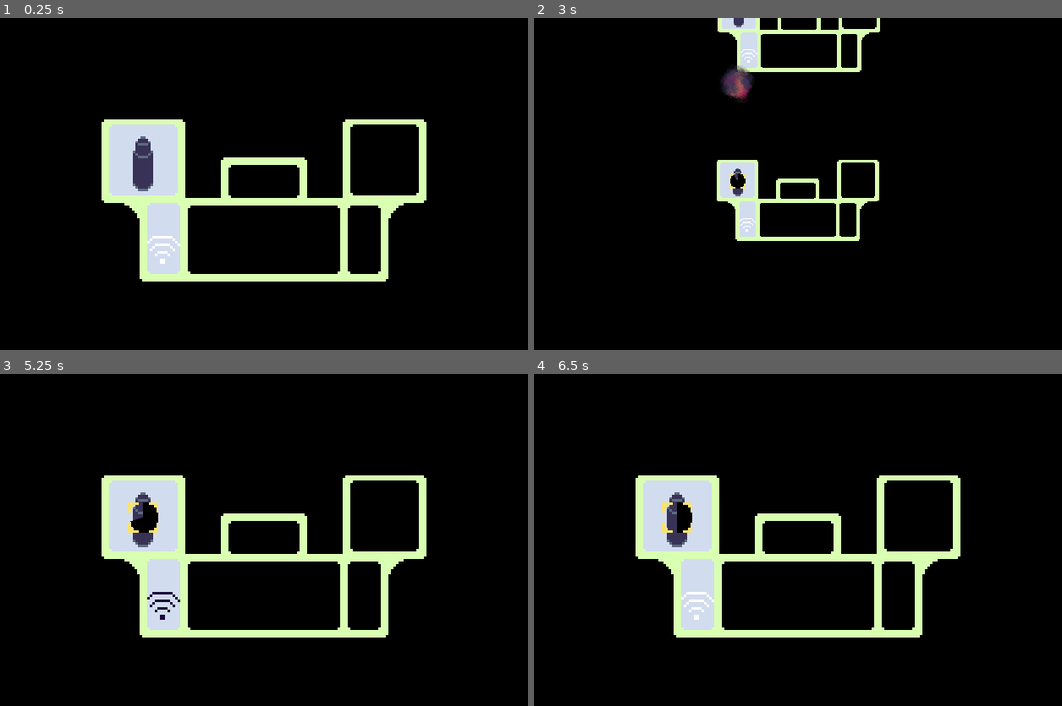
Above: before the commit, frames 1-4 (two rows, left to right).
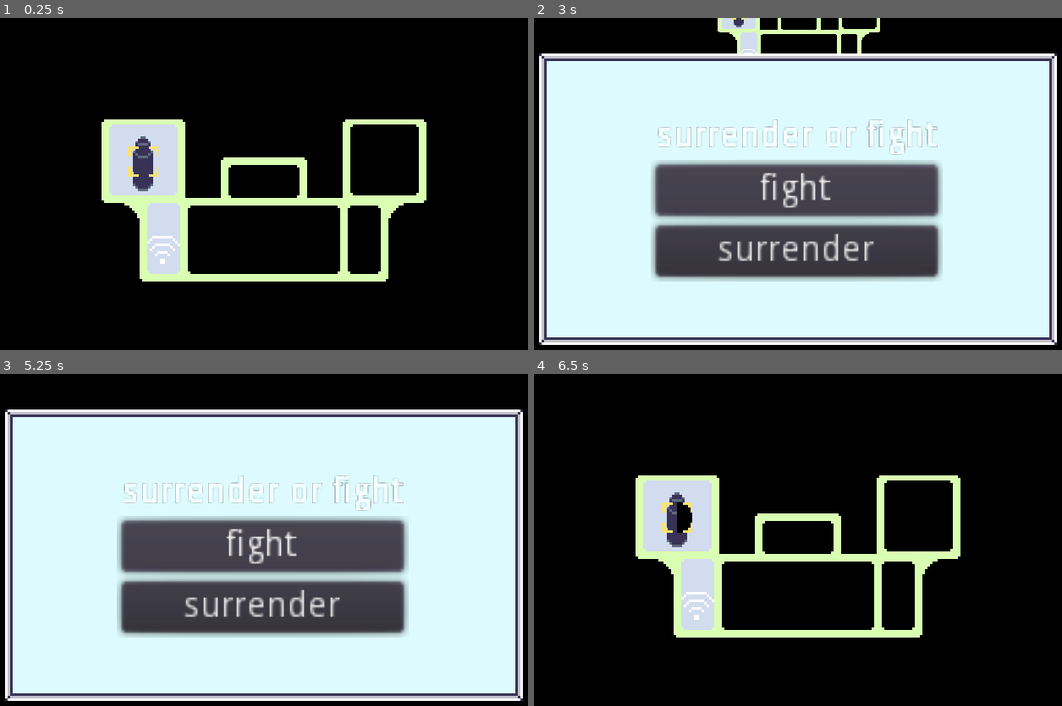
Above: after the commit, the same moments.

Repository: WolfgangSenff/GWJ31
Game: Godot game, scene res://scenes/Galaxy.tscn
Two runs of this game, one before a commit and one after it. Both use one fixed random seed, a clock stepped at 60 frames per second and the inputs below.
Inputs (mouse positions are in pixels of both pictures, inside the frame that each line leads up to):
- Up to frame 1 (0.25 s): no input
- Up to frame 2 (3 s): tap Enter at 0.5 s; move the mouse to (676, 160) at 0.52 s; click (676, 160) at 0.67 s; click "Fire" at 1.25 s; move the mouse to (750, 51) at 2.02 s; click (750, 51) at 2.17 s; click "fight" at 2.75 s
- Up to frame 3 (5.25 s): click (264, 606) at 3.5 s, where only the run after the commit has a clickable "surrender"; move the mouse to (211, 576) at 4.27 s; click (211, 576) at 4.42 s; click "fight" at 5 s
- Up to frame 4 (6.5 s): click (798, 606) at 5.75 s, where only the run after the commit has a clickable "surrender"

The runs differ from the first frame. In frame 1, 0.1% of the frame differs, in the area x 24-30%, y 38-48%; in frame 2, 86%, in the area x 0-100%, y 0-99%; in frame 3, 86%; in frame 4, nothing differs.

Commit message:
base comms with the gui and basic logic for in range detection comms area is mask and layer 2

Diff:
--- a/scenes/Galaxy.gd
+++ b/scenes/Galaxy.gd
@@ -7,4 +7,4 @@
     player.set_camera($Camera2D)
 
 func enter_battle() -> void:
-    pass
+	pass
--- a/scenes/RoomBase.gd
+++ b/scenes/RoomBase.gd
@@ -15,17 +15,17 @@
 	_room_outline.show()
 
 func _hide_mouse_outline() -> void:
-    _room_outline.hide()
+	_room_outline.hide()
 
 func _room_input(viewport: Node, event: InputEvent, shape_idx: int) -> void:
-    if event is InputEventMouseButton and event.is_pressed():
-        _handle_mouse_input()
+	if event is InputEventMouseButton and event.is_pressed():
+		_handle_mouse_input()
 
 # When the room is extended, override this to handle what happens.
 #  The default for now is to show the ActivationPopup
 func _handle_mouse_input():
-    _activation_popup.popup_centered_ratio(.8)
-    # Chose .8 for no real reason
+	_activation_popup.popup_centered_ratio(.8)
+	# Chose .8 for no real reason
 
 
 # Emit room_activated when this room actually executes its command,
@@ -33,6 +33,6 @@
 #  the direction the ship is going
 
 func room_activated(command, data) -> void:
-    emit_signal("room_activated", self, command, data)
-    # All this does is emits the signal; however, individual
-    #  rooms should call this when needed
+	emit_signal("room_activated", self, command, data)
+	# All this does is emits the signal; however, individual
+	#  rooms should call this when needed
--- a/scenes/RoomBase.tscn
+++ b/scenes/RoomBase.tscn
@@ -46,7 +46,6 @@
 __meta__ = {
 "_edit_use_anchors_": false
 }
-
 [connection signal="input_event" from="RoomHover" to="." method="_room_input"]
 [connection signal="mouse_entered" from="RoomHover" to="." method="_show_mouse_outline"]
 [connection signal="mouse_exited" from="RoomHover" to="." method="_hide_mouse_outline"]
--- a/scenes/ShipBase.gd
+++ b/scenes/ShipBase.gd
@@ -45,6 +45,6 @@
             pass
 
 func handle_obstacle(obstacle, command, data) -> void:
-    # Same as above, but for obstacles. This is called
-    #  from the galaxy directly
-    pass
+	# Same as above, but for obstacles. This is called
+	#  from the galaxy directly
+	pass
--- a/scenes/gui/CircularTimedProgress.gd
+++ b/scenes/gui/CircularTimedProgress.gd
@@ -9,25 +9,25 @@
 var is_ready = true
 
 func _ready() -> void:
-    timer.connect("timeout", self, "_on_timer_timeout")
-    set_refresh_time(TimeToRefresh)
+	timer.connect("timeout", self, "_on_timer_timeout")
+	set_refresh_time(TimeToRefresh)
 
 # Have a separate function in case we want a room which can
 #  reduce these timers globally or something.
 func set_refresh_time(time) -> void:
-    max_value = time
-    TimeToRefresh = time
+	max_value = time
+	TimeToRefresh = time
 
 func begin_refresh() -> void:
-    is_ready = false
-    value = max_value
-    show()
-    timer.start()
+	is_ready = false
+	value = max_value
+	show()
+	timer.start()
 
 func _on_timer_timeout() -> void:
-    value -= 1
-    if value <= 0:
-        is_ready = true
-        timer.stop()
-        hide()
-        emit_signal("is_refreshed")
+	value -= 1
+	if value <= 0:
+		is_ready = true
+		timer.stop()
+		hide()
+		emit_signal("is_refreshed")
--- a/scenes/rooms/WeaponsRoom.gd
+++ b/scenes/rooms/WeaponsRoom.gd
@@ -7,8 +7,8 @@
 export (PackedScene) var Projectile
 
 func _handle_mouse_input():
-    if _button_timer.is_ready:
-        ._handle_mouse_input()
+	if _button_timer.is_ready:
+		._handle_mouse_input()
 
 func _on_activation_button_pressed() -> void:
     _button_timer.begin_refresh()
--- a/scenes/rooms/WeaponsRoom32x32.tscn
+++ b/scenes/rooms/WeaponsRoom32x32.tscn
@@ -32,16 +32,12 @@
 shape = SubResource( 1 )
 
 [node name="CircularTimedProgress" parent="." index="5" instance=ExtResource( 6 )]
-visible = false
 margin_left = -6.0
 margin_top = -6.0
 margin_right = 34.0
 margin_bottom = 34.0
 mouse_filter = 2
 TimeToRefresh = 10
-
-[node name="ActivationPopup" parent="CanvasLayer" index="0"]
-visible = false
 
 [node name="ContentContainer" parent="CanvasLayer/ActivationPopup/MainContainer" index="0"]
 mouse_filter = 2
@@ -59,5 +55,4 @@
 margin_right = 214.0
 margin_bottom = 103.0
 text = "Fire"
-
 [connection signal="pressed" from="CanvasLayer/ActivationPopup/MainContainer/ContentContainer/CenterContainer/Button" to="." method="_on_activation_button_pressed"]
--- a/scenes/ships/WASP.tscn
+++ b/scenes/ships/WASP.tscn
@@ -21,6 +21,10 @@
 position = Vector2( -40, 16 )
 sensorRange = 100
 
+[node name="CommsRoom" parent="Rooms" index="1" instance=ExtResource( 4 )]
+position = Vector2( -40, 16 )
+sensorRange = 100
+
 [node name="ShipUnderlying" parent="." index="1"]
 texture = ExtResource( 1 )
 
